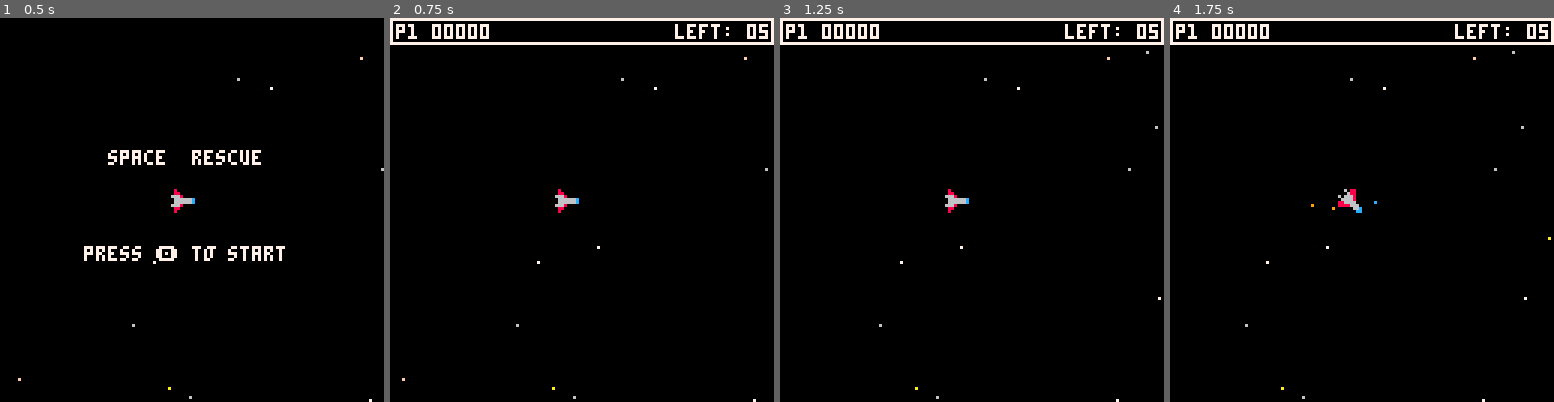
Above: before the commit, frames 1-4 (left to right).
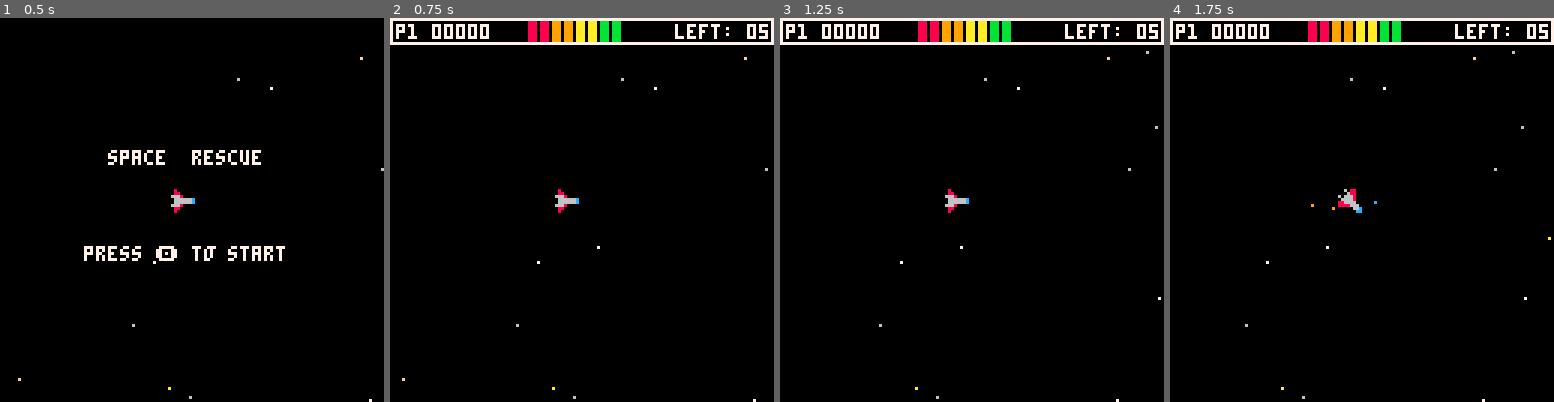
Above: after the commit, the same moments.

Repository: nsatragno/pico8-carts
Game: PICO-8 cartridge space_rescue.p8
The game is run twice, just before and just after one commit, with the same random seed, the same clock (stepped at 60 frames per second) and the same inputs.
Inputs:
- Up to frame 1 (0.5 s): no input
- Up to frame 2 (0.75 s): tap O (Z key) at 0.7 s
- Up to frame 3 (1.25 s): no input
- Up to frame 4 (1.75 s): hold Right from 1.6 s (still down); tap O (Z key) at 1.7 s

Frame 1 is identical in both runs. In frame 2, 1.0% of the frame differs, in the area x 35-61%, y 0-7%; in frame 3, 1.0%; in frame 4, 1.0%.

Commit message:
Reworked engine sound and added shot sfx

Diff:
--- a/space_rescue.p8
+++ b/space_rescue.p8
@@ -54,31 +54,43 @@
  end
 end
 
-function update_kill(enemies)
+function kill_enemy(enemy, explodes)
+ if explodes then
+  sfx(2, 1)
+  enemy.life = 54
+ else
+  sfx(24, 1)
+  enemy.life = 0
+ end
+ enemy.state = "dead"
+ enemy.dx = 0
+ enemy.dy = 0
+end
+
+function update_kill(enemies, explodes)
  for enemy in all(enemies) do
   if colliding(
        enemy,
-       { x = x, y = y}) then
-   state = "dead"
-   time_death = 54
-   del(enemies, enemy)
-   sfx(2)
-  end
- end
-end
-
-function collide_enemies(enemies)
+       { x = x, y = y}) and enemy.state != "dead" then
+   hp -= 1
+   kill_enemy(enemy, explodes)
+   if hp <= 0 then
+    state = "dead"
+    sfx(2, 1)
+    time_death = 54
+   end
+  end
+ end
+end
+
+function collide_enemies(enemies, explodes)
  for shot in all(shots) do
   for enemy in all(enemies) do
    if colliding(enemy, shot) and
       enemy.state != "dead" then
-    enemy.state = "dead"
-    enemy.life = 54
-    enemy.dx = 0
-    enemy.dy = 0
+    kill_enemy(enemy, explodes)
     score += 10
     del(shots, shot)
-    sfx(2)
    end
   end
  end
@@ -192,6 +204,7 @@
 end
 
 function start()
+ hp = 8
  x = 500
  dx = 0
  y = 250
@@ -265,15 +278,10 @@
  -- global actions
 
  -- play the engine sfx
- local sf = flr(20 + (s - 0.3) * 3)
- for i = 20, 24 do
-  local channel
-  if sf == i and state == "alive" then
-   channel = -1
-  else
-   channel = -2
-  end
-  sfx(i, channel)
+ if state == "alive" then
+  sfx(flr(20 + (s - 0.3) * 3), 0)
+ else
+  sfx(-1, 0)
  end
 
  if message_timer > 0 then
@@ -288,7 +296,7 @@
   time_death -= 1
   if time_death <= 0 then
    state = "game over"
-   sfx(1)
+   sfx(1, 2)
    game_over_message = game_over_messages[flr(rnd(#game_over_messages)) + 1]
   end
   return
@@ -344,7 +352,7 @@
     dy = dy / l * 3,
     life = 64
    })
-   sfx(0)
+   sfx(0, 1)
   elseif not btn(🅾️) then
    fire = false
   end
@@ -374,7 +382,7 @@
       astro.state != "dead" then
     del(astros, astro)
     score += 100
-    sfx(3)
+    sfx(3, 2)
     current_message = messages[flr(rnd(#messages)) + 1]
     current_message_color = 12
     message_timer = 180
@@ -461,11 +469,11 @@
 
 
   -- collide with enemies
-  update_kill(debris)
-  update_kill(octopi)
-  update_kill(bullets)
-  update_kill(chompers)
-  update_kill(eyes)
+  update_kill(debris, true)
+  update_kill(octopi, true)
+  update_kill(bullets, false)
+  update_kill(chompers, true)
+  update_kill(eyes, true)
 
   -- maybe create a new particle
   if flr((time() * 1000) % 2) == 0 then
@@ -489,16 +497,16 @@
  end
 
  -- collide shots with enemies
- collide_enemies(octopi)
- collide_enemies(chompers)
- collide_enemies(eyes)
+ collide_enemies(octopi, true)
+ collide_enemies(chompers, true)
+ collide_enemies(eyes, true)
 
  -- collide shots with astronauts
  for shot in all(shots) do
   for astro in all(astros) do
   if colliding(astro, shot) and
      astro.state != "dead" then
-   sfx(2)
+   sfx(2, 1)
    astro.state = "dead"
    astro.life = 54
    astro.dx = 0
@@ -578,7 +586,12 @@
 
  -- draw the debris
  for debri in all(debris) do
-  spr(debri.sp, debri.x, debri.y)
+  if debri.state == "dead" then
+   sp = explosion_for(debri.life)
+  else
+   sp = debri.sp
+  end
+  spr(sp, debri.x, debri.y)
  end
 
  -- draw the octopi
@@ -643,6 +656,11 @@
    print(current_message, 2, 2, current_message_color)
   else
    print("p1 "..pad(score, 5), 2, 2, 7)
+   for i = 0, hp - 1 do
+    rectfill(46 + i * 4, 1,
+             48 + i * 4, 7,
+             8 + i \ 2)
+   end
    print("left: "..pad(#astros, 2), 95, 2, 7)
   end
   rect(0, 0, 127, 8)
Not shown, changed: the sound effects (__sfx__) section of space_rescue.p8
